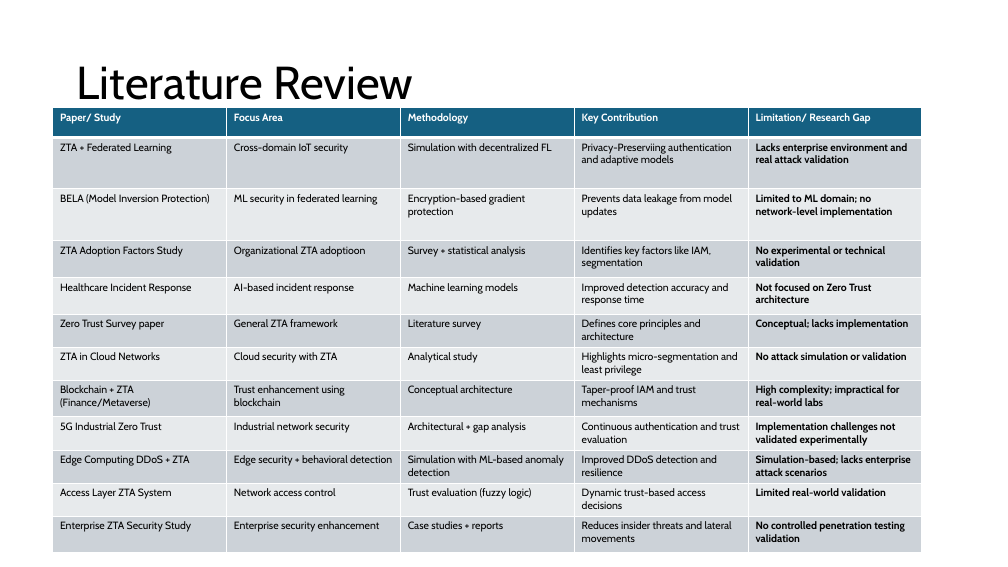
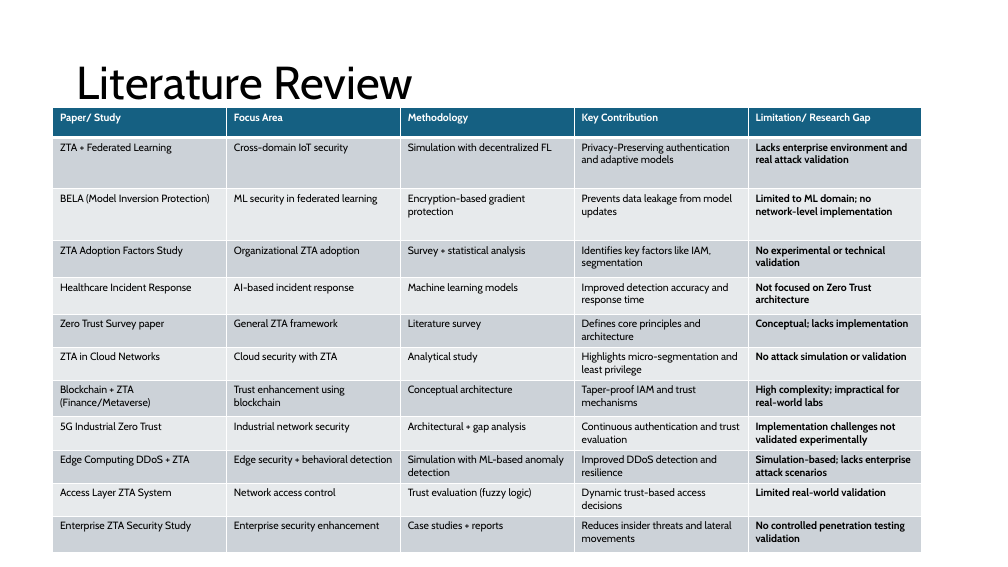
Before and after one commit to Doomguy047/PBL-4, a slide deck: slide 6 of PBL.pptx. Drawn at 1008x567 pixels with LibreOffice and Linux fonts; fonts in the diff are those of the drawing. Boxes give left, top, right and bottom in pixels: in the first picture for what was removed or moved away, otherwise in the second. Text is boxed around its words. In the diff, an @@ line names an element or a change of style, - is before the commit and + after.

```diff
--- a/PBL.pptx
+++ b/PBL.pptx
@@ table at bbox=[52, 107, 922, 552] @@
-row 2, column 4: Privacy-Preserviing authentication and adaptive models
+row 2, column 4: Privacy-Preserving authentication and adaptive models
-row 4, column 2: Organizational ZTA adoptioon
+row 4, column 2: Organizational ZTA adoption
```
Also in this commit, not shown: 2 other slides changed.
